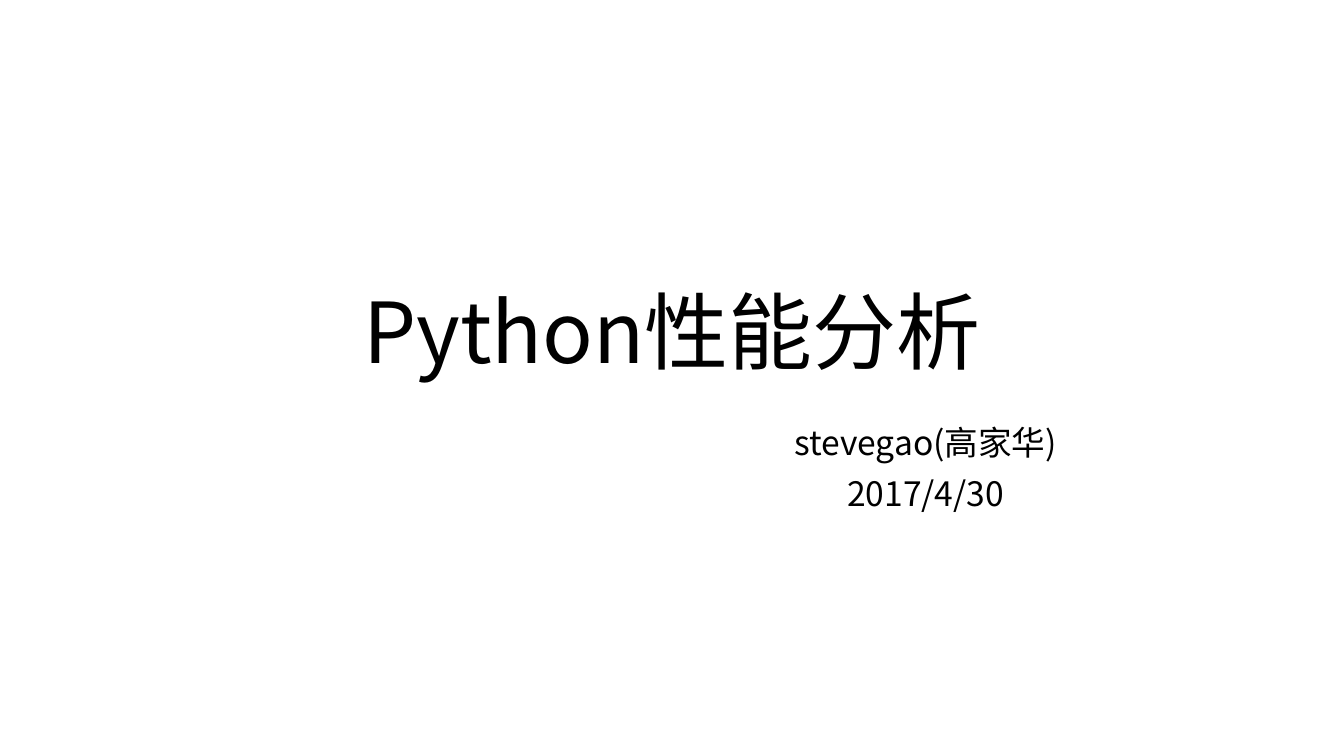
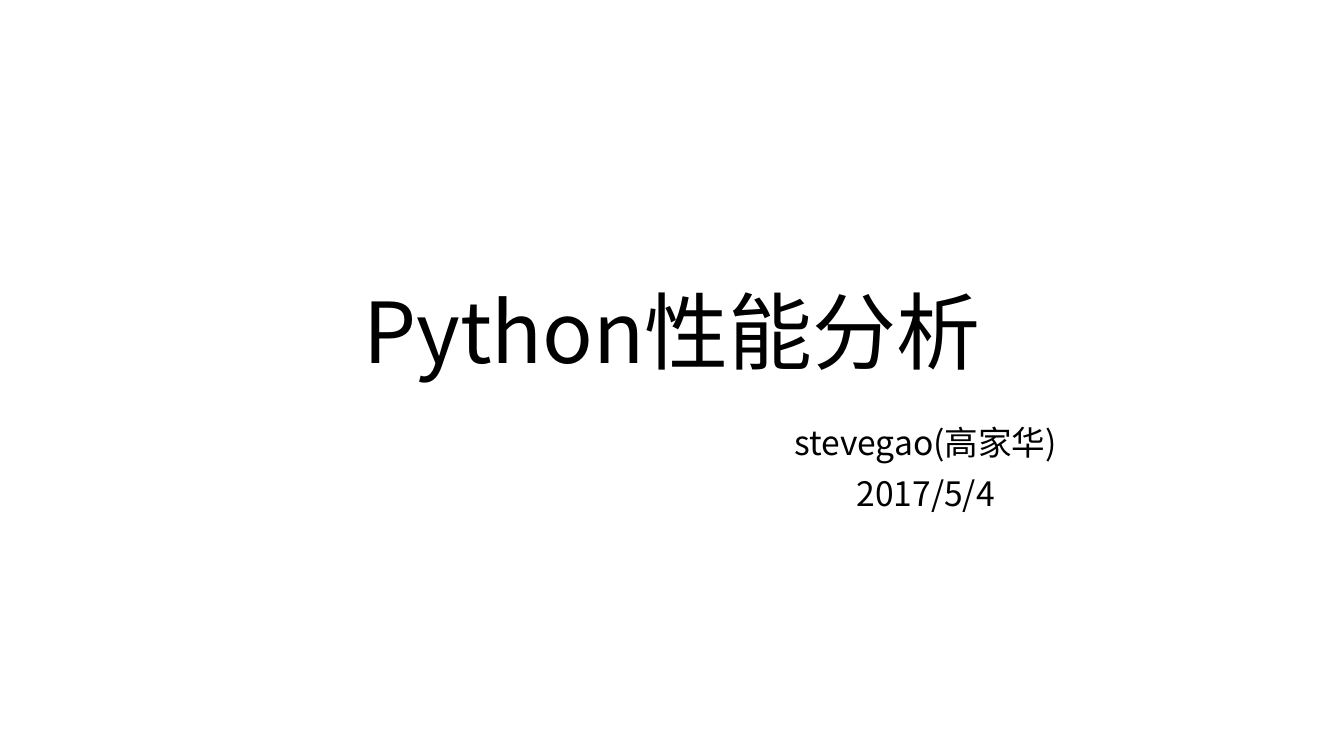
Before and after one commit to gaojiahua/python_PERF_OPT, a slide deck: slide 1 of Python性能分析.pptx. Drawn at 1344x756 pixels with LibreOffice and Linux fonts; fonts in the diff are those of the drawing. Boxes give left, top, right and bottom in pixels: in the first picture for what was removed or moved away, otherwise in the second. Text is boxed around its words. In the diff, an @@ line names an element or a change of style, - is before the commit and + after.

```diff
--- a/Python性能分析.pptx
+++ b/Python性能分析.pptx
@@ subtitle at [856,479,994,512]: text changed @@
-2017/4/30
+2017/5/4
```
Also in this commit, not shown: 3 other slides changed, 7 slides added, 6 other files.
